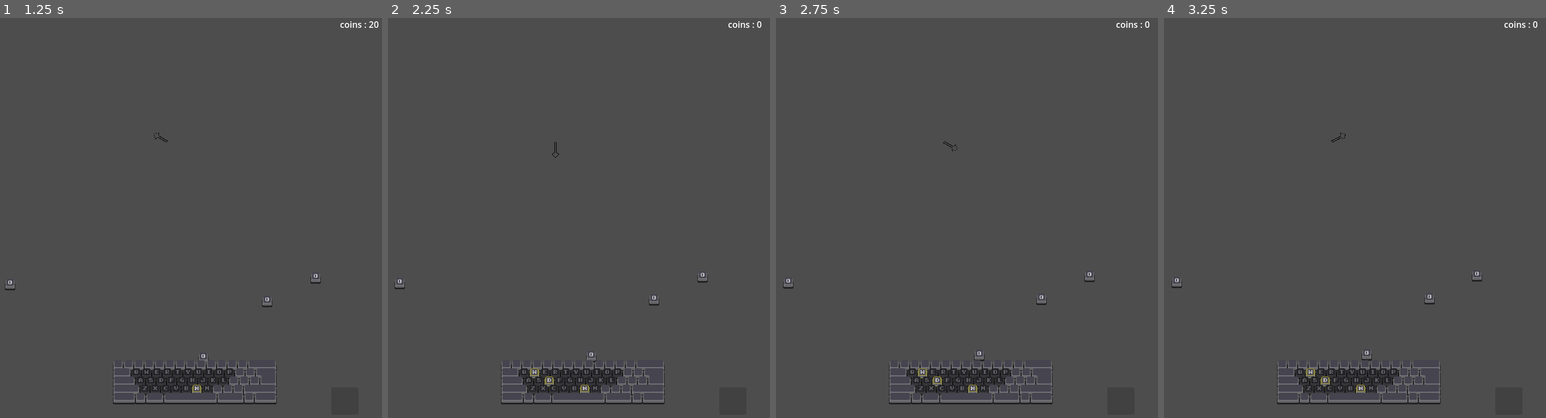
Above: before the commit, frames 1-4 (left to right).
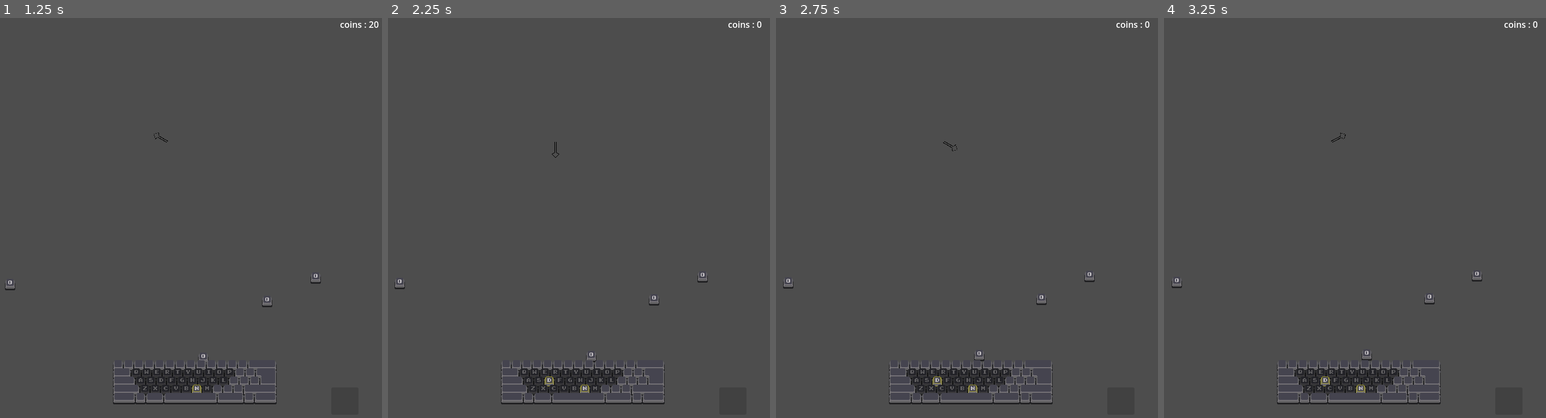
Above: after the commit, the same moments.

Repository: youchanje30/Help-Me-KeyBoard-Warrior
Game: Godot game, scene res://Scenes/test_main.tscn
Same seed, same stepped clock (60 frames per second), same inputs: the game is played once before the commit and once after it.
Inputs (mouse positions are in pixels of both pictures, inside the frame that each line leads up to):
- Up to frame 1 (1.25 s): click (343, 402) at 0.5 s
- Up to frame 2 (2.25 s): click (731, 402) at 1.25 s; click (731, 402) at 2 s
- Up to frame 3 (2.75 s): no input
- Up to frame 4 (3.25 s): tap Enter (ui_accept) at 2.75, 3.02 s

Frame 1 is identical in both runs. In frame 2, less than 0.1% of the frame differs, in the area x 37-40%, y 87-91%; in frame 3, less than 0.1%; in frame 4, less than 0.1%.

Commit message:
fix ui process
pass the buck to gamemanger
uimanager haven't know about keyboardcontroller

Diff:
--- a/Scenes/Keys/key_sprite_controller.tscn
+++ b/Scenes/Keys/key_sprite_controller.tscn
@@ -1,9 +1,36 @@
-[gd_scene load_steps=8 format=3 uid="uid://qfbo8ct3icp7"]
+[gd_scene load_steps=9 format=3 uid="uid://qfbo8ct3icp7"]
 
 [ext_resource type="Script" path="res://Scripts/Key/KeySpriteController.gd" id="1_g8fon"]
 [ext_resource type="Texture2D" uid="uid://drcdhbhup0cgb" path="res://Sprites/Keyboards/AllKeys/0.png" id="2_geabb"]
 [ext_resource type="Texture2D" uid="uid://1pdduxeff8ys" path="res://Sprites/Keyboards/WhiteBtn.png" id="3_1op33"]
 [ext_resource type="Texture2D" uid="uid://hq35w0g8ipvb" path="res://Sprites/Keyboards/BtnHighlight.png" id="3_moq36"]
+
+[sub_resource type="Animation" id="Animation_q4y6a"]
+length = 0.001
+tracks/0/type = "value"
+tracks/0/imported = false
+tracks/0/enabled = true
+tracks/0/path = NodePath(".:position")
+tracks/0/interp = 1
+tracks/0/loop_wrap = true
+tracks/0/keys = {
+"times": PackedFloat32Array(0),
+"transitions": PackedFloat32Array(1),
+"update": 0,
+"values": [Vector2(0, 0)]
+}
+tracks/1/type = "value"
+tracks/1/imported = false
+tracks/1/enabled = true
+tracks/1/path = NodePath(".:scale")
+tracks/1/interp = 1
+tracks/1/loop_wrap = true
+tracks/1/keys = {
+"times": PackedFloat32Array(0),
+"transitions": PackedFloat32Array(1),
+"update": 0,
+"values": [Vector2(1, 1)]
+}
 
 [sub_resource type="Animation" id="Animation_7mnom"]
 resource_name = "new_animation"
@@ -32,38 +59,14 @@
 "values": [Vector2(1, 0), Vector2(1, 1)]
 }
 
-[sub_resource type="Animation" id="Animation_q4y6a"]
-length = 0.001
-tracks/0/type = "value"
-tracks/0/imported = false
-tracks/0/enabled = true
-tracks/0/path = NodePath(".:position")
-tracks/0/interp = 1
-tracks/0/loop_wrap = true
-tracks/0/keys = {
-"times": PackedFloat32Array(0),
-"transitions": PackedFloat32Array(1),
-"update": 0,
-"values": [Vector2(0, 0)]
-}
-tracks/1/type = "value"
-tracks/1/imported = false
-tracks/1/enabled = true
-tracks/1/path = NodePath(".:scale")
-tracks/1/interp = 1
-tracks/1/loop_wrap = true
-tracks/1/keys = {
-"times": PackedFloat32Array(0),
-"transitions": PackedFloat32Array(1),
-"update": 0,
-"values": [Vector2(1, 1)]
-}
-
 [sub_resource type="AnimationLibrary" id="AnimationLibrary_uvcia"]
 _data = {
 "RESET": SubResource("Animation_q4y6a"),
 "new_animation": SubResource("Animation_7mnom")
 }
+
+[sub_resource type="RectangleShape2D" id="RectangleShape2D_lbadl"]
+size = Vector2(17, 19)
 
 [node name="key_sprite_controller" type="Node2D" node_paths=PackedStringArray("sprite", "highlight_sprite")]
 script = ExtResource("1_g8fon")
@@ -95,3 +98,10 @@
 modulate = Color(1, 1, 1, 0.462745)
 texture = ExtResource("3_moq36")
 centered = false
+
+[node name="Area2D" type="Area2D" parent="."]
+monitoring = false
+
+[node name="CollisionShape2D" type="CollisionShape2D" parent="Area2D"]
+position = Vector2(9.5, 10.5)
+shape = SubResource("RectangleShape2D_lbadl")
--- a/Scripts/Managers/GameManager.gd
+++ b/Scripts/Managers/GameManager.gd
@@ -2,6 +2,8 @@
 
 
 @export var ui_controller : UIManager
+
+var spawn_coins : int = 10
 
 var coins : int = 30:
 	set(val):
@@ -26,3 +28,8 @@
 func RewardEnemy():
 	AddCoin(3)
 #endregion
+
+func BuyKey():
+	UseCoin(spawn_coins)
+	KeyboardController.BuyRandomKey()
+	spawn_coins += 10
--- a/Scripts/Managers/UIManager.gd
+++ b/Scripts/Managers/UIManager.gd
@@ -10,6 +10,5 @@
 	ChangeValueData()
 
 func buy_btn():
-	if not GameManager.CanUseCoin(10): return
-	GameManager.UseCoin(10)
-	KeyboardController.BuyRandomKey()
+	if not GameManager.CanUseCoin(GameManager.spawn_coins): return
+	GameManager.BuyKey()
